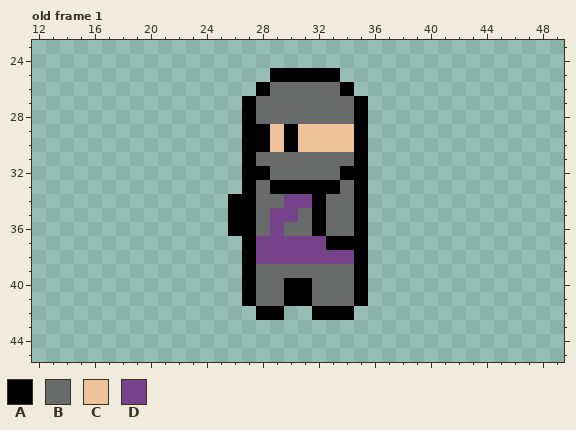
One commit to this pixel-art file: assets/sprites/player/player.ase. This is how it looked before the edit.
64x64 pixels, 22 frames. Shown: old frame 1: x 12..49, y 23..45. The commit also changed other frames, which this record leaves out.
Visible layers, top first: "Smear", "Banda".
Palette (. is transparent): A #000000  B #696a6a  C #eec39a  D #76428a
Pixels before, old frame 1, first column x 26:
25 ...AAAAA..
26 ..ABBBBBA.
27 .ABBBBBBBA
28 .ABBBBBBBA
29 .AACACCCCA
30 .AACACCCCA
31 .ABBBBBBBA
32 .AABBBBBAA
33 .ABAAAAABA
34 AABBDDABBA
35 AABDDBABBA
36 AABDBBABBA
37 .ADDDDDAAA
38 .ADDDDDDDA
39 .ABBBBBBBA
40 .ABBAABBBA
41 .ABBAABBBA
42 ..AA..AAA.
The result:
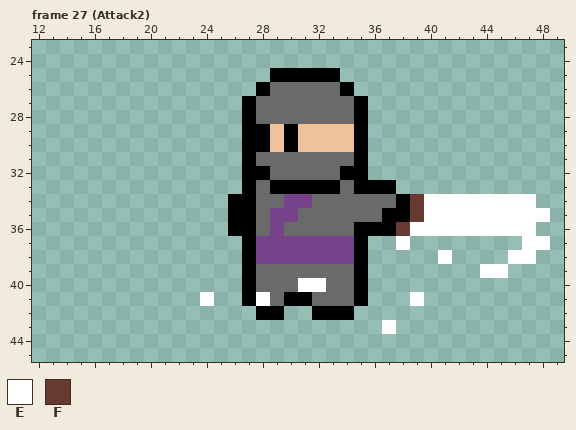
Colours new in this view: E #ffffff  F #663931
A new or re-ordered frame is compared with the old frame closest to it.
What changed:
frames 22 -> 31
Changed rows in their new state; - is an unchanged pixel.
Frame 27 (Attack2) is new; against old frame 1, layers "Smear", "banda":
first column x 24:
33 ------------AA-----------
34 --------B--BBBAFEEEEEEEE-
35 --------B--BBAAFEEEEEEEEE
36 --------B---AAFEEEEEEEEE-
37 ---------DD---E--------EE
38 -----------------E----EE-
39 --------------------EE---
40 ------BEE----------------
41 E---E----------E---------
43 -------------E-----------
Changed places in both pictures, as pixel boxes (x1, y1, x2, y2):
changed: (200, 180, 550, 334)
